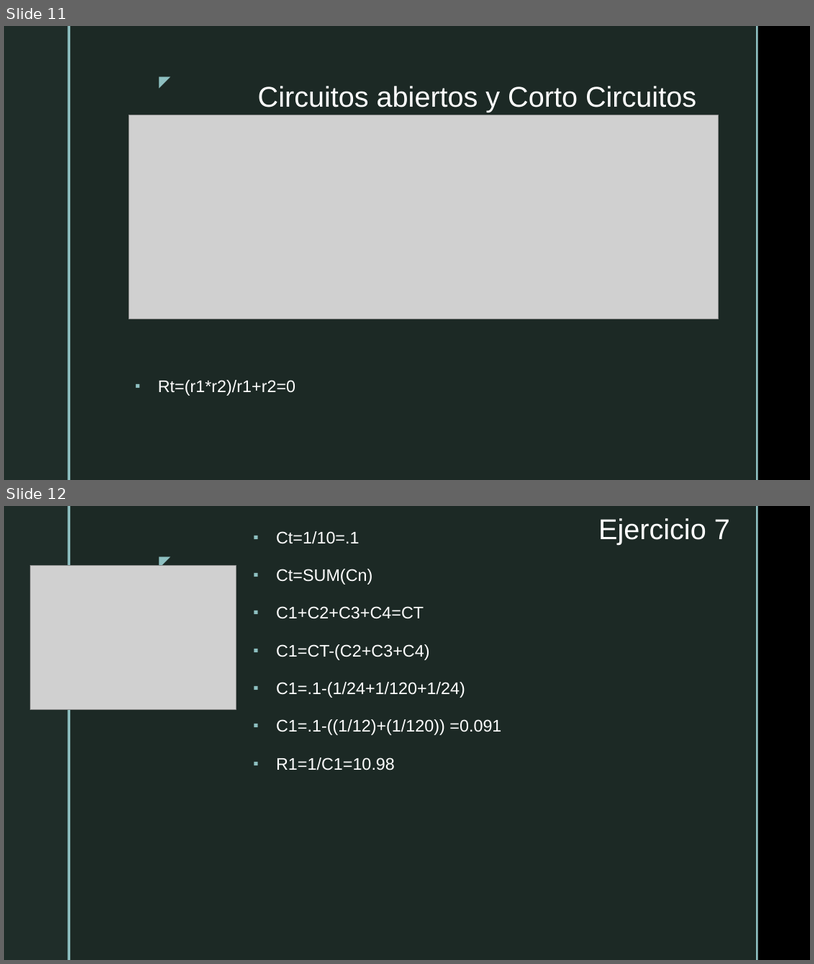
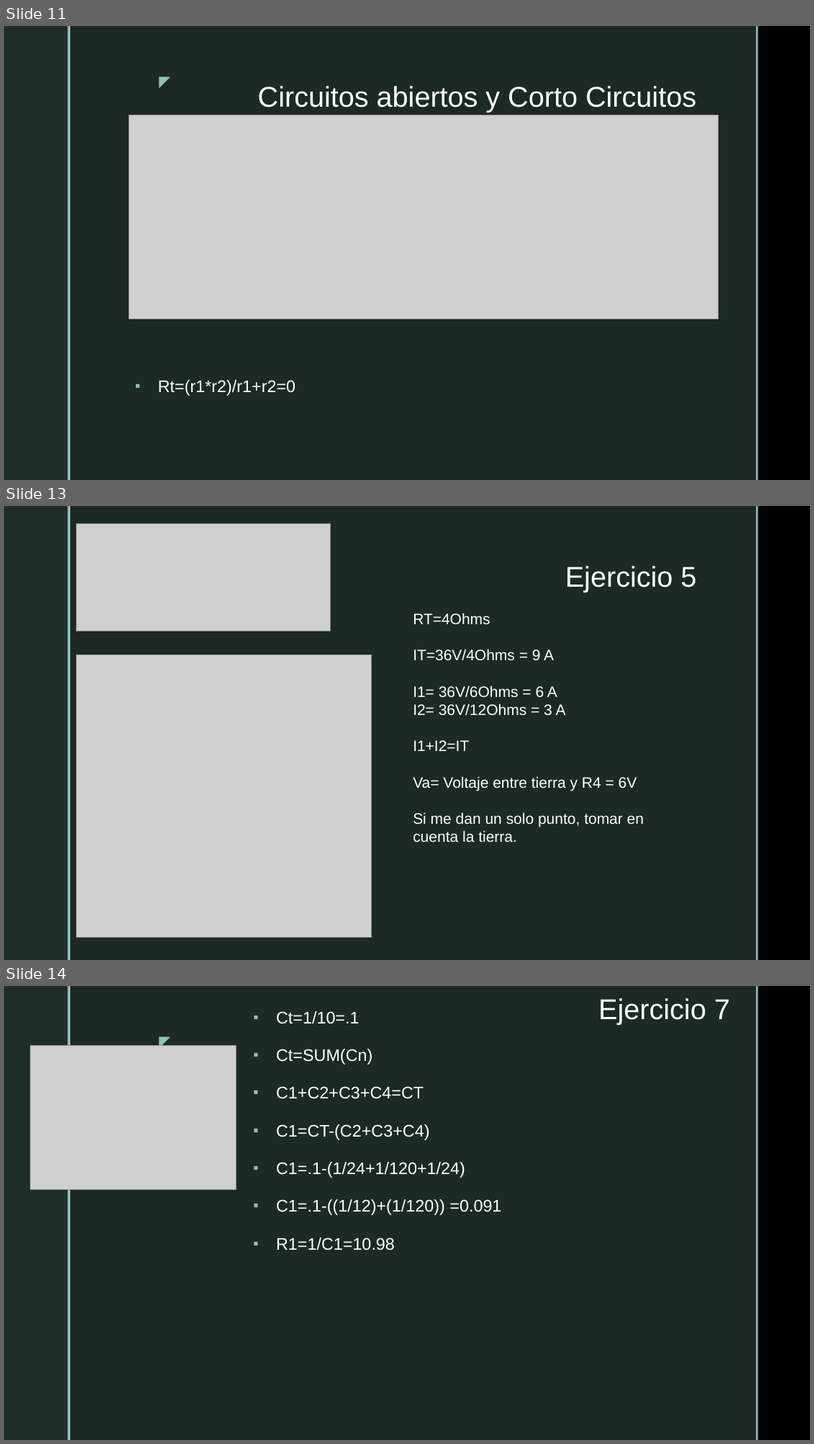
Before and after one commit to lujeolhe/Clases-Electronica, a slide deck: Circuitos Paralelo/Circuitos en Paralelo.pptx. Shown one above the other, each under a label of ours: slides 11 and 12 before the commit, slides 11, 13 and 14 after it; the slides between them are not shown. The pictures are 814x964 and 814x1444 pixels, drawn with LibreOffice and Linux fonts; fonts in the diff are those of the drawing; grey boxes stand for pictures; background and template pictures are left out. Boxes give left, top, right and bottom in pixels: in the first picture for what was removed or moved away, otherwise in the second. Text is boxed around its words. In the diff, an @@ line names an element or a change of style, - is before the commit and + after.

```diff
--- a/Circuitos Paralelo/Circuitos en Paralelo.pptx
+++ b/Circuitos Paralelo/Circuitos en Paralelo.pptx
@@ slide 13 added at (4,506,810,960), background picture (left out); not listed: 4 template elements that a slide beside it also shows @@
@@ picture added at (76,523,331,631) @@
@@ title added at (566,566,697,592), 34 pt, text #FFFFFF @@
+Ejercicio 5
@@ text added at (413,613,644,842), 18 pt, text #FFFFFF @@
+RT=4Ohms
+IT=36V/4Ohms = 9 A
+I1= 36V/6Ohms = 6 A
+I2= 36V/12Ohms = 3 A
+I1+I2=IT
+Va= Voltaje entre tierra y R4 = 6V
+Si me dan un solo punto, tomar en cuenta la tierra.
@@ picture added at (76,655,371,937) @@
@@ what was slide 12 is now slide 14 @@
```
Also in this commit, not shown: 6 other slides added, 1 other file.
